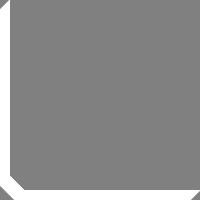
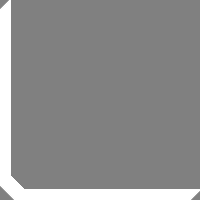
The second w=200, h=200 image is a revision of the first. Changes to its layers:
painted on "Shadow" over <box>10,0,200,190</box>
